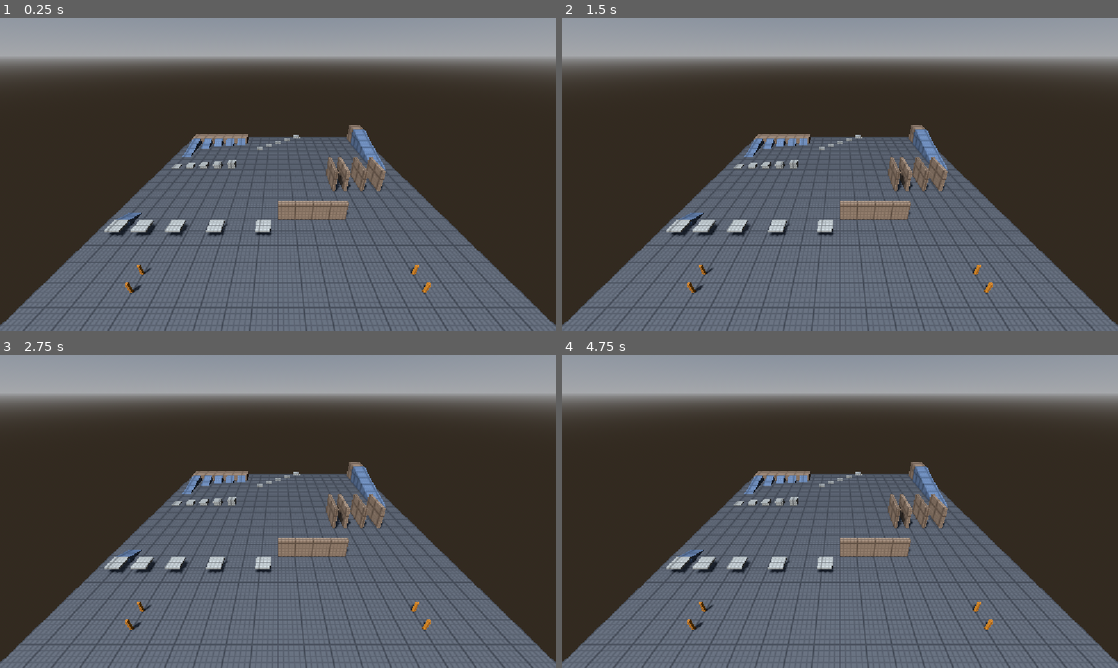
Above: before the commit, frames 1-4 (two rows, left to right).
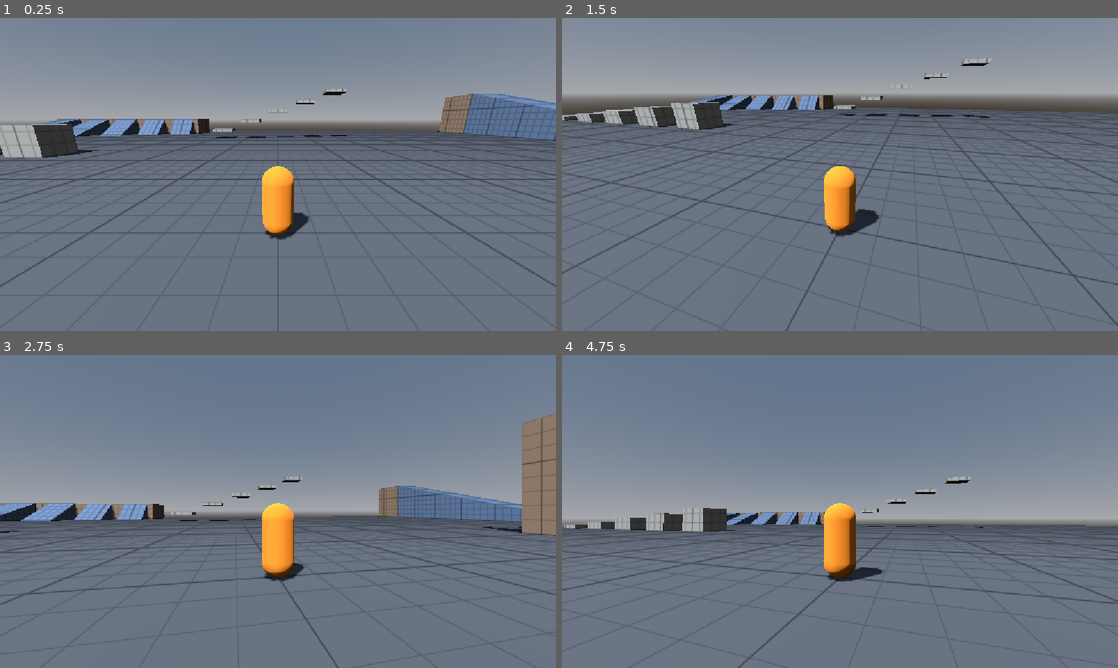
Above: after the commit, the same moments.

Repository: UriBokchoi/BroGuild
Game: Godot game, scene res://levels/test_gym/test_gym.tscn
Two runs of this game, one before a commit and one after it. Both use one fixed random seed, a clock stepped at 60 frames per second and the inputs below.
Inputs (mouse positions are in pixels of both pictures, inside the frame that each line leads up to):
- Up to frame 1 (0.25 s): no input
- Up to frame 2 (1.5 s): tap Enter at 0.5 s; move the mouse to (962, 158) at 0.52 s; hold D (move_right) 0.53-1.25 s; tap Shift (dash) at 0.6 s; click (962, 158) at 0.67 s; tap Space (jump) at 0.77, 1.25 s; drag from (728, 190) to (812, 237) at 1.27 s
- Up to frame 3 (2.75 s): tap Enter at 2 s; move the mouse to (333, 442) at 2.02 s; hold D (move_right) from 2.03 s (still down); tap Tab (show_stats) at 2.1 s; click (333, 442) at 2.17 s
- Up to frame 4 (4.75 s): release D (move_right) at 2.75 s; tap Space (jump) at 2.75, 3.77, 4.25 s; drag from (812, 574) to (673, 464) at 2.77 s; tap Enter at 3.5 s; move the mouse to (1006, 558) at 3.52 s; hold A (move_left) 3.53-4.25 s; tap Alt at 3.6 s; click (1006, 558) at 3.67 s; drag from (673, 464) to (756, 433) at 4.27 s

The runs differ from the first frame. In frame 1, 67% of the frame differs, in the area x 0-100%, y 0-100%; in frame 2, 59%; in frame 3, 71%; in frame 4, 71%.

Commit message:
feat(ui): captura el ratón y pone al jugador en la escena de pruebas
MouseCapture captura el ratón al empezar, Esc lo suelta y un clic lo
vuelve a capturar (provisional hasta el menú de pausa). La escena de
pruebas pasa a usar la cámara del jugador; la vista general se queda
como cámara secundaria.

Co-Authored-By: Claude Opus 5.5 <noreply@anthropic.com>

Diff:
--- a/levels/test_gym/test_gym.tscn
+++ b/levels/test_gym/test_gym.tscn
@@ -5,6 +5,8 @@
 [ext_resource type="Material" path="res://levels/test_gym/materials/greybox_ramp.tres" id="3_omi0l"]
 [ext_resource type="Material" path="res://levels/test_gym/materials/greybox_platform.tres" id="4_1r577"]
 [ext_resource type="Material" path="res://levels/test_gym/materials/greybox_marker.tres" id="5_alsl7"]
+[ext_resource type="Script" path="res://ui/mouse_capture.gd" id="6_mouse"]
+[ext_resource type="PackedScene" path="res://entities/player/player.tscn" id="7_player"]
 
 [sub_resource type="ProceduralSkyMaterial" id="ProceduralSkyMaterial_lgb4e"]
 
@@ -27,7 +29,11 @@
 
 [node name="OverviewCamera" type="Camera3D" parent="." unique_id=1289150874]
 transform = Transform3D(1, 0, 0, 0, 0.8637789, 0.503871, 0, -0.503871, 0.8637789, 0, 42, 66)
-current = true
+
+[node name="MouseCapture" type="Node" parent="."]
+script = ExtResource("6_mouse")
+
+[node name="Player" parent="." instance=ExtResource("7_player")]
 
 [node name="Geometry" type="Node3D" parent="." unique_id=361505001]
 
--- /dev/null
+++ b/ui/mouse_capture.gd
@@ -0,0 +1,21 @@
+class_name MouseCapture
+extends Node
+## Captura el ratón para mirar con la cámara: Esc ([constant InputActions.PAUSE]) lo suelta y
+## un clic en la ventana lo vuelve a capturar. Va en la escena principal, no en el jugador:
+## el modo del ratón es de toda la partida. Provisional hasta que exista el menú de pausa,
+## que se quedará con Esc.
+
+
+func _ready() -> void:
+	Input.mouse_mode = Input.MOUSE_MODE_CAPTURED
+
+
+func _unhandled_input(event: InputEvent) -> void:
+	if event.is_action_pressed(InputActions.PAUSE):
+		Input.mouse_mode = Input.MOUSE_MODE_VISIBLE
+		get_viewport().set_input_as_handled()
+		return
+	var click := event as InputEventMouseButton
+	if click and click.pressed and Input.mouse_mode != Input.MOUSE_MODE_CAPTURED:
+		Input.mouse_mode = Input.MOUSE_MODE_CAPTURED
+		get_viewport().set_input_as_handled()
Not shown, added: ui/mouse_capture.gd.uid
